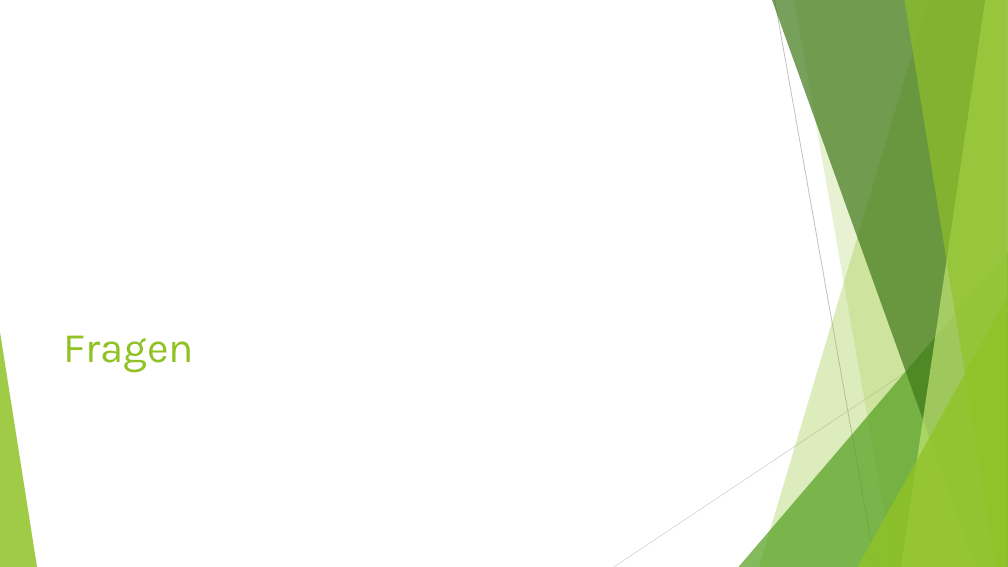
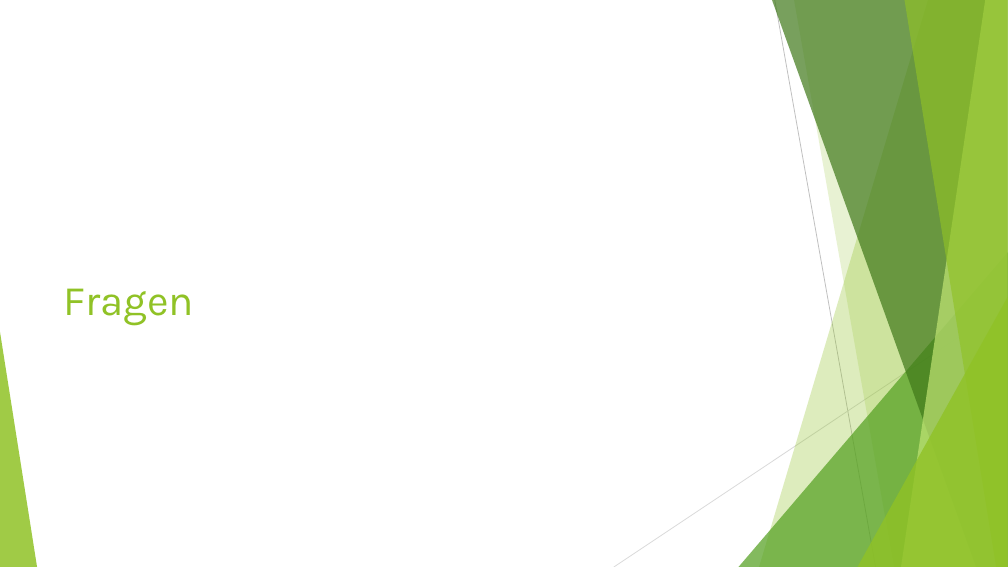
Before and after one commit to BirbsOfPrey/RecipeManager-Project, a slide deck: slide 29 of Präsentation/RecipeManager_Präsentation.pptx (slide 23 before the commit). Drawn at 1008x567 pixels with LibreOffice and Linux fonts; fonts in the diff are those of the drawing. Boxes give left, top, right and bottom in pixels: in the first picture for what was removed or moved away, otherwise in the second. Text is boxed around its words. In the diff, an @@ line names an element or a change of style, - is before the commit and + after.

```diff
--- a/Präsentation/RecipeManager_Präsentation.pptx
+++ b/Präsentation/RecipeManager_Präsentation.pptx
@@ title "Fragen" at <box>64,288,195,326</box>: vertical alignment bottom to middle @@
```
Also in this commit, not shown: 9 other slides changed, 8 slides added, 2 slides removed, 2 other files.
